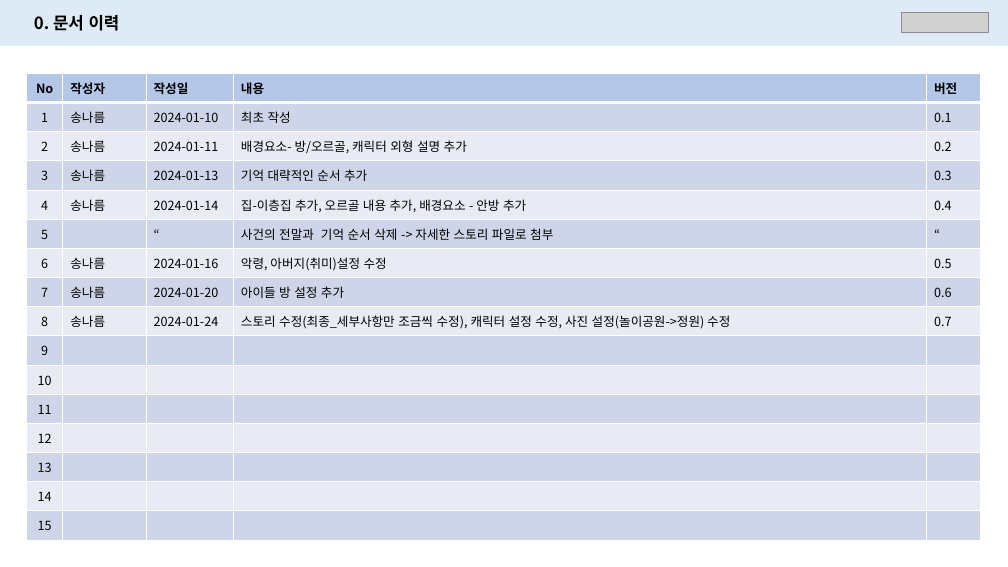
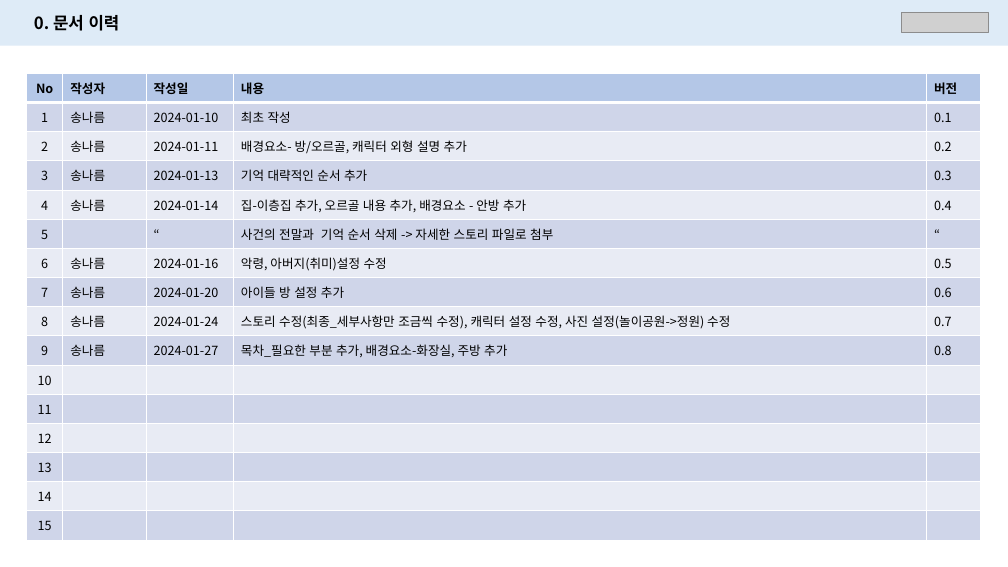
Before and after one commit to PerfectEgg/-Receivers, a slide deck: slide 3 of Doc/Story/캐릭터 설정_v1.02.pptx. Drawn at 1008x567 pixels with LibreOffice and Linux fonts; fonts in the diff are those of the drawing; grey boxes stand for pictures. Boxes give left, top, right and bottom in pixels: in the first picture for what was removed or moved away, otherwise in the second. Text is boxed around its words. In the diff, an @@ line names an element or a change of style, - is before the commit and + after.

Commit message:
[송나름]
# 캐릭터 설정
- version : 2024.01.27

```diff
--- a/Doc/Story/캐릭터 설정_v1.02.pptx
+++ b/Doc/Story/캐릭터 설정_v1.02.pptx
@@ table at box(26, 73, 982, 540) @@
-row 10: 9 |  |  |  | 
+row 10: 9 | 송나름 | 2024-01-27 | 목차_필요한 부분 추가, 배경요소-화장실, 주방 추가 | 0.8
```
Also in this commit, not shown: 5 other slides changed, 6 slides added.
